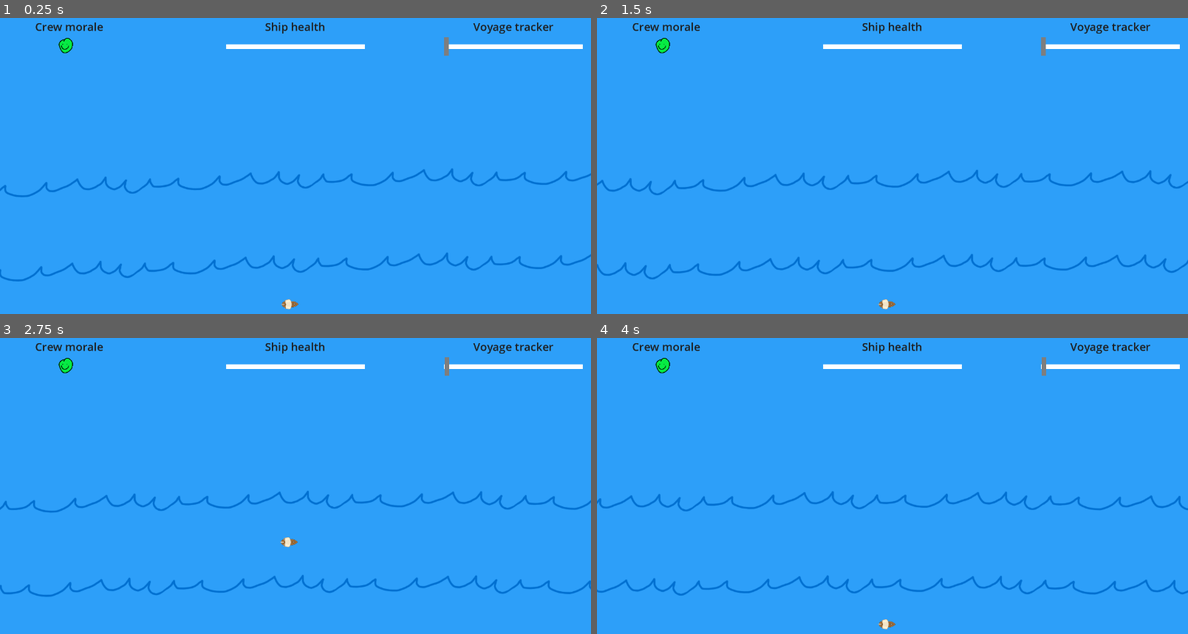
Above: before the commit, frames 1-4 (two rows, left to right).
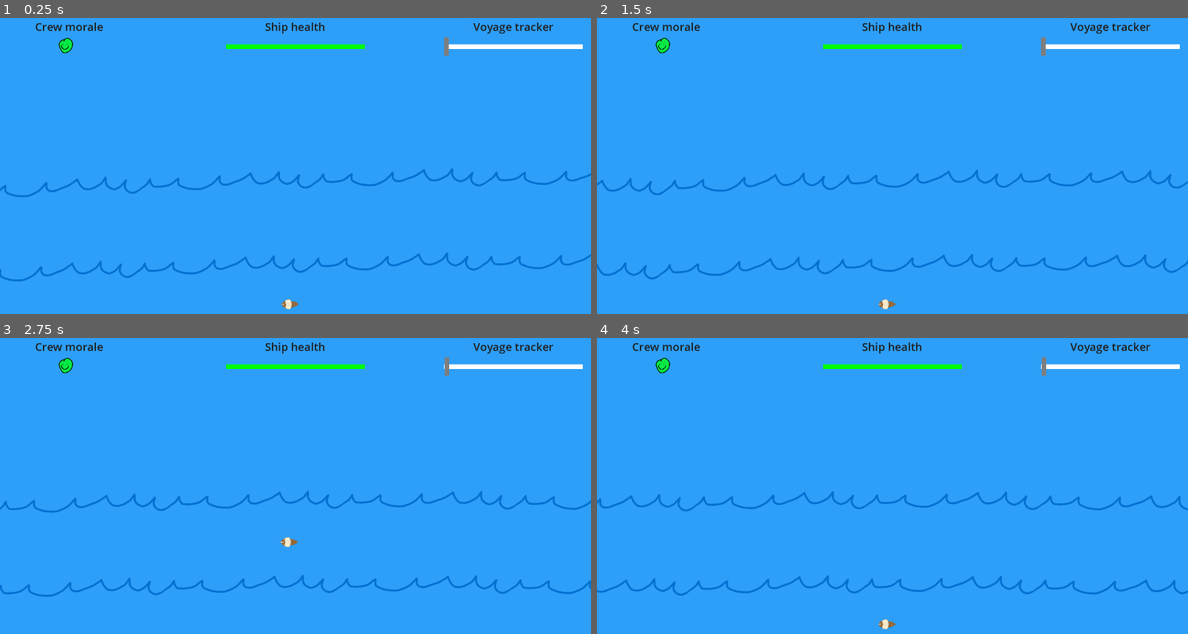
Above: after the commit, the same moments.

Repository: schme16/Godot-Wild-Jam-81-Expedition
Game: Godot game, scene res://data/scenes/game.tscn
Two runs of this game, one before a commit and one after it. Both use one fixed random seed, a clock stepped at 60 frames per second and the inputs below.
Inputs (mouse positions are in pixels of both pictures, inside the frame that each line leads up to):
- Up to frame 1 (0.25 s): no input
- Up to frame 2 (1.5 s): tap Enter at 0.5 s; move the mouse to (1022, 163) at 0.52 s; hold W (up) 0.53-1.28 s; move the mouse to (774, 195) at 1.27 s; hold S (down) from 1.28 s (still down)
- Up to frame 3 (2.75 s): move the mouse to (354, 426) at 2.02 s; release S (down) at 2.03 s; hold W (up) from 2.03 s (still down)
- Up to frame 4 (4 s): move the mouse to (862, 565) at 2.77 s; move the mouse to (1069, 551) at 3.52 s; release W (up) at 3.53 s; hold S (down) from 3.53 s (still down)

The runs differ from the first frame. In frame 1, 0.4% of the frame differs, in the area x 38-62%, y 8-11%; in frame 2, 0.4%; in frame 3, 0.4%; in frame 4, 0.4%.

Commit message:
Health bar works

Diff:
--- a/data/scripts/game.gd
+++ b/data/scripts/game.gd
@@ -20,6 +20,7 @@
 @export var end_progress:float = 198790
 @export var progress:float
 var start_ratio:float
+var max_progress:float
 
 @export var _player_speed:float = 50
 var player_speed:float
@@ -49,9 +50,12 @@
 	progress = start_progress
 
 	player.progress = progress
+
 	camera_follow.progress = progress
+
 	start_ratio = player.progress_ratio
-	print()
+
+	max_progress = (end_progress - start_progress)
 
 
 func reset_stats():
@@ -132,14 +136,21 @@
 			ui.morale_icons.ok.visible = ship_morale >= 33 and ship_morale < 66
 			ui.morale_icons.sad.visible = ship_morale < 33
 
-			var ratio = player.progress / (end_progress - start_progress)
 
 			#update the voyage tracker
-			ui.voyage_bar.bar.position.x = (ui.voyage_bar.max * ratio) - 2
+			ui.voyage_bar.bar.position.x = (ui.voyage_bar.max *  player.progress / max_progress) - 2
 
 			#update the ship health bar
-			ui.health_bar
+			ui.health_bar.bar.size.x = ui.health_bar.max - (ui.health_bar.max * (1 - (ship_health / _ship_health)))
 
+			var grad = Gradient.new()
+			grad.add_point(1, Color.RED)
+			grad.add_point(50, Color.ORANGE)
+			grad.add_point(100, Color.GREEN)
+
+			print((ship_health / _ship_health) *100)
+
+			ui.health_bar.bar.color = grad.sample((ship_health / _ship_health) * 100)
 
 		states.in_dialogue:
 			pass
